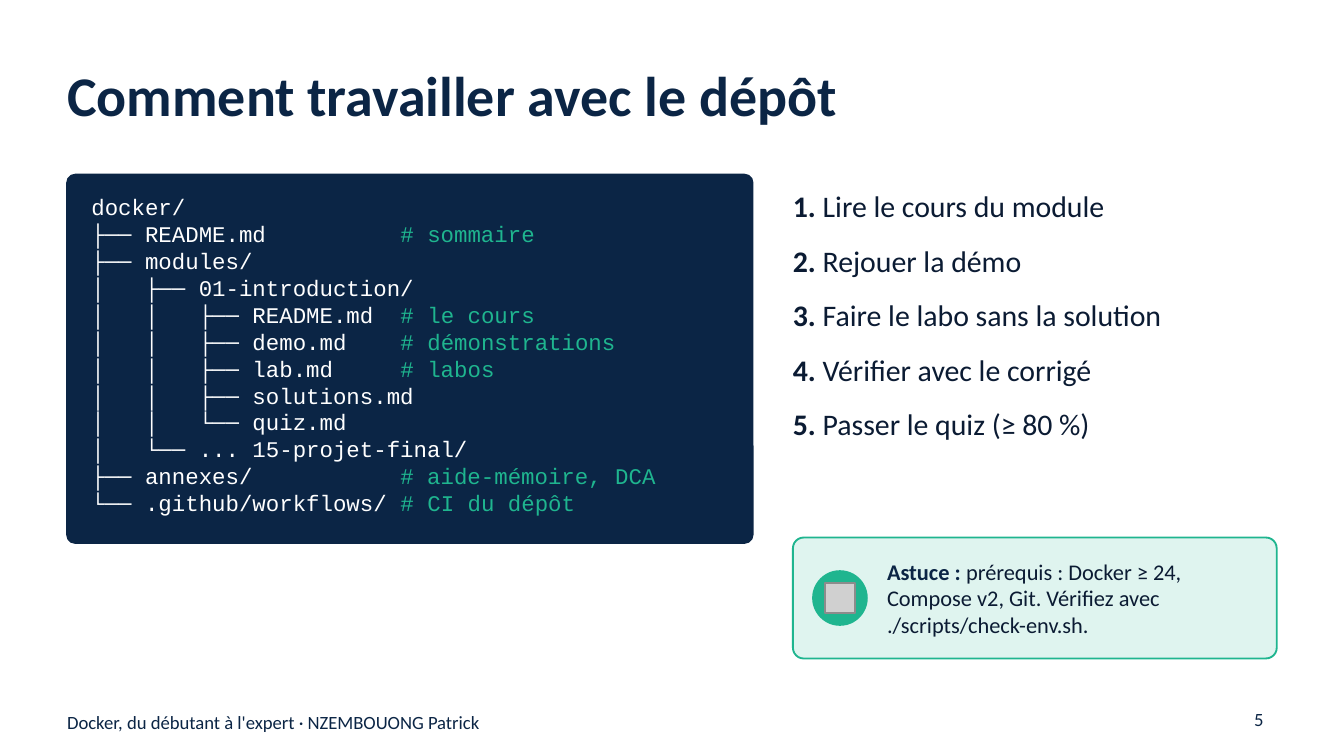
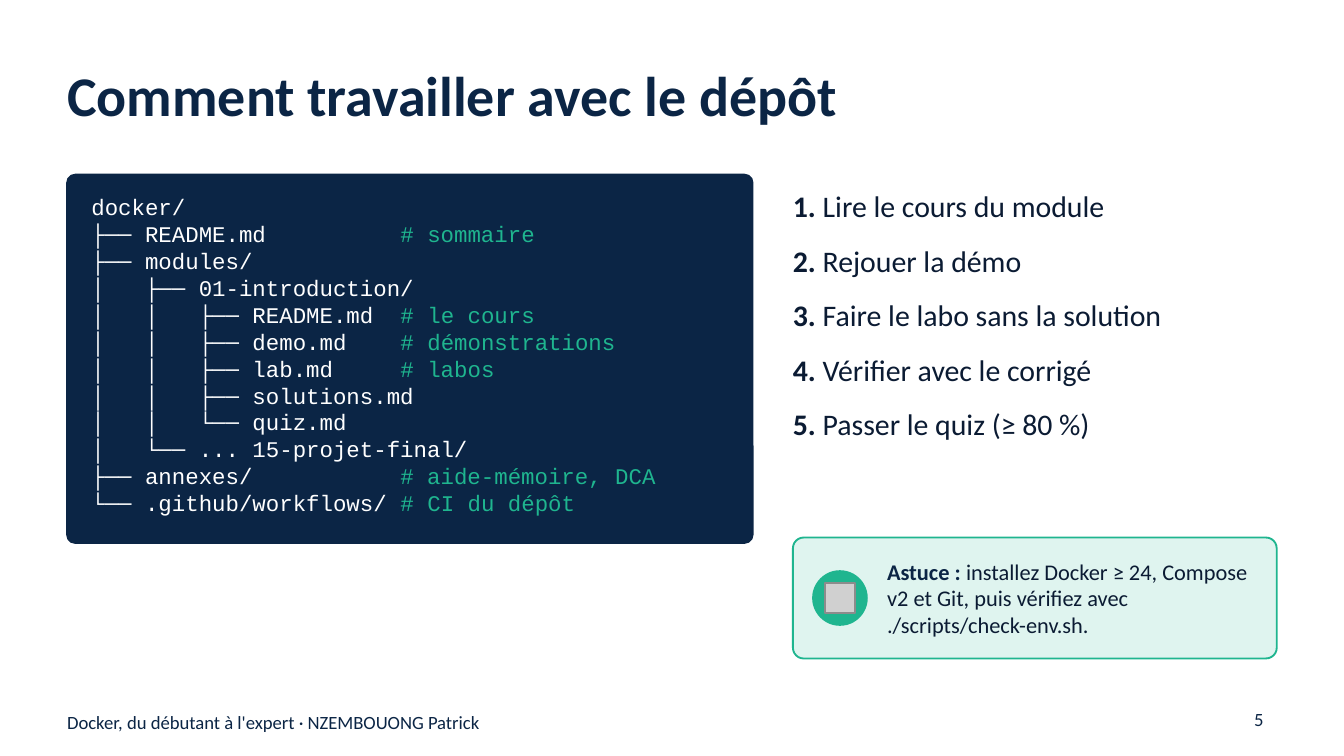
Before and after one commit to nzembouong18/Docker, a slide deck: slide 5 of support-de-cours/Docker-du-debutant-a-l-expert.pptx. Drawn at 1344x756 pixels with LibreOffice and Linux fonts; fonts in the diff are those of the drawing; grey boxes stand for pictures. Boxes give left, top, right and bottom in pixels: in the first picture for what was removed or moved away, otherwise in the second. Text is boxed around its words. In the diff, an @@ line names an element or a change of style, - is before the commit and + after.

```diff
--- a/support-de-cours/Docker-du-debutant-a-l-expert.pptx
+++ b/support-de-cours/Docker-du-debutant-a-l-expert.pptx
@@ text at box(887, 564, 1247, 637): text changed @@
-Astuce : prérequis : Docker ≥ 24, Compose v2, Git. Vérifiez avec ./scripts/check-env.sh.
+Astuce : installez Docker ≥ 24, Compose v2 et Git, puis vérifiez avec ./scripts/check-env.sh.
```
Also in this commit, not shown: 15 other slides changed, 5 other files.
